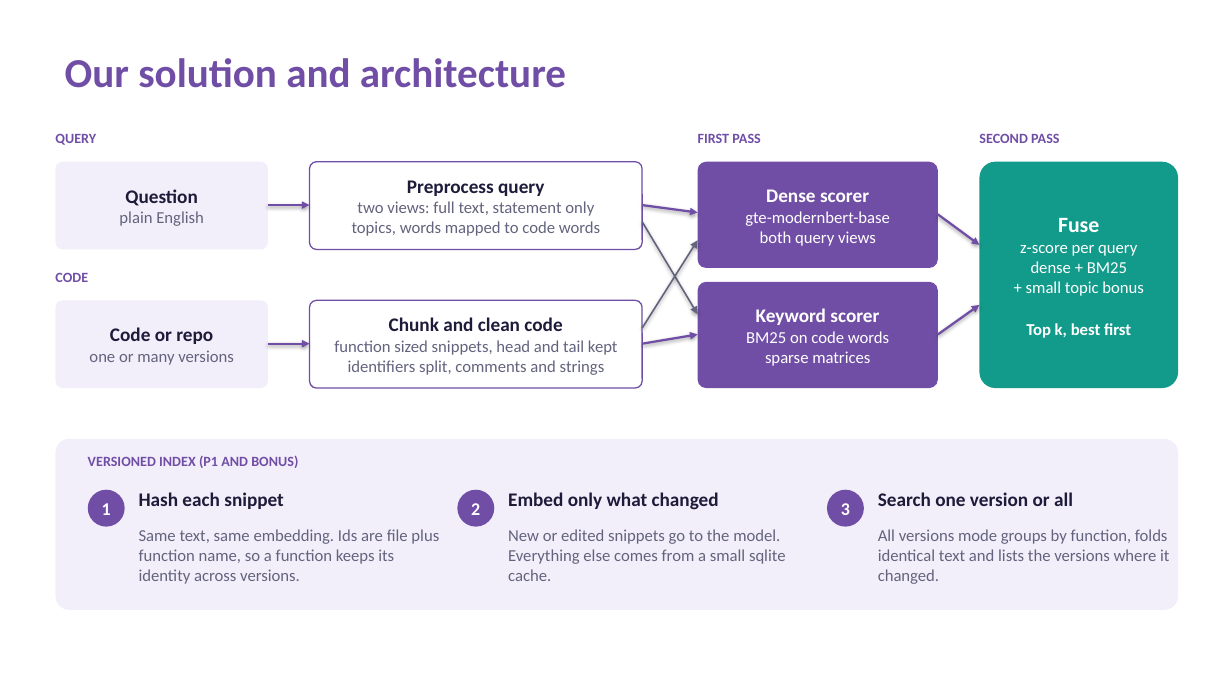
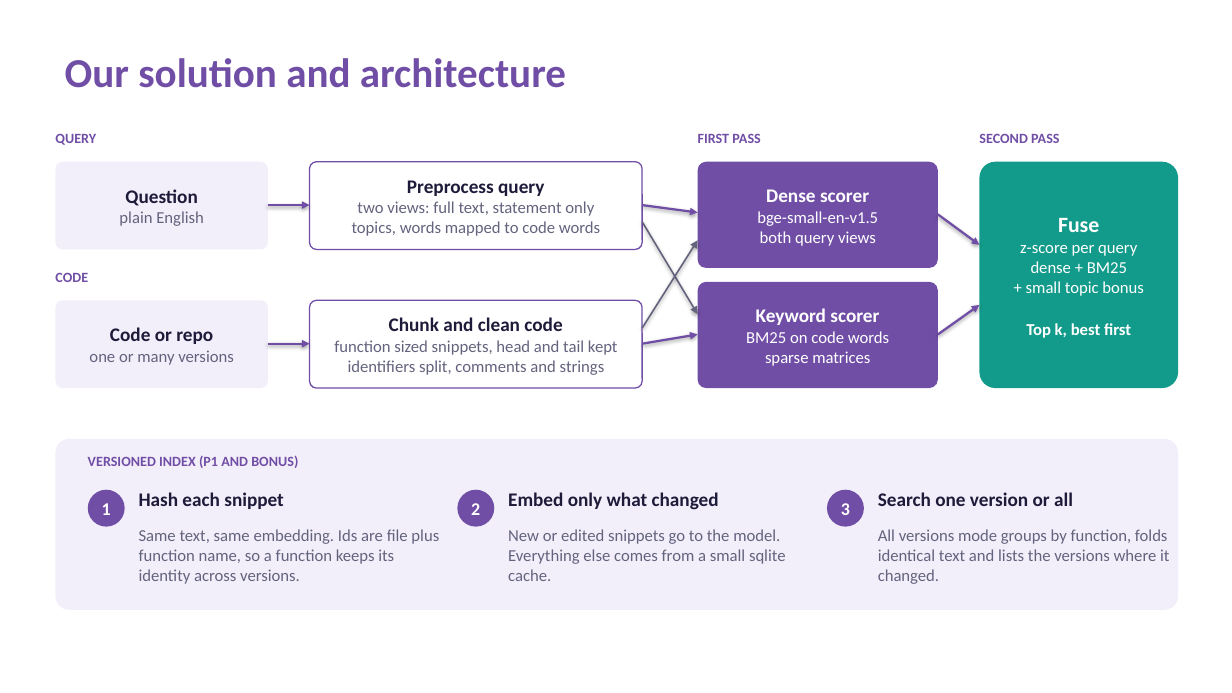
Before and after one commit to pj4real/prism-code-retrieval, a slide deck: slide 4 of submission/VITV_TeamName_Submission.pptx. Drawn at 1232x693 pixels with LibreOffice and Linux fonts; fonts in the diff are those of the drawing. Boxes give left, top, right and bottom in pixels: in the first picture for what was removed or moved away, otherwise in the second. Text is boxed around its words. In the diff, an @@ line names an element or a change of style, - is before the commit and + after.

```diff
--- a/submission/VITV_TeamName_Submission.pptx
+++ b/submission/VITV_TeamName_Submission.pptx
@@ text in rounded rectangle at (757, 211, 878, 226): text changed @@
-gte-modernbert-base
+bge-small-en-v1.5
```
Also in this commit, not shown: 7 other slides changed, 9 other files.
